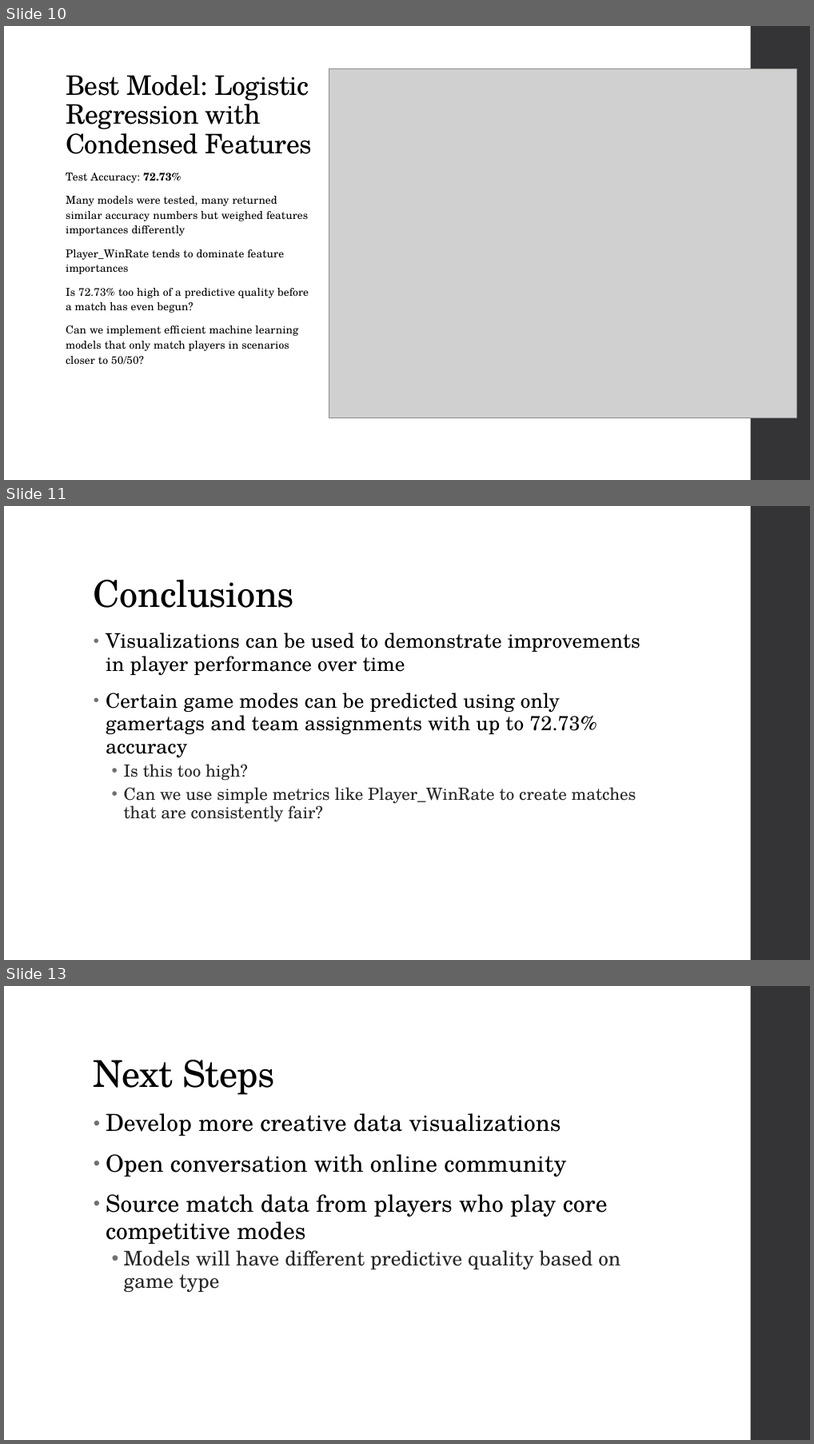
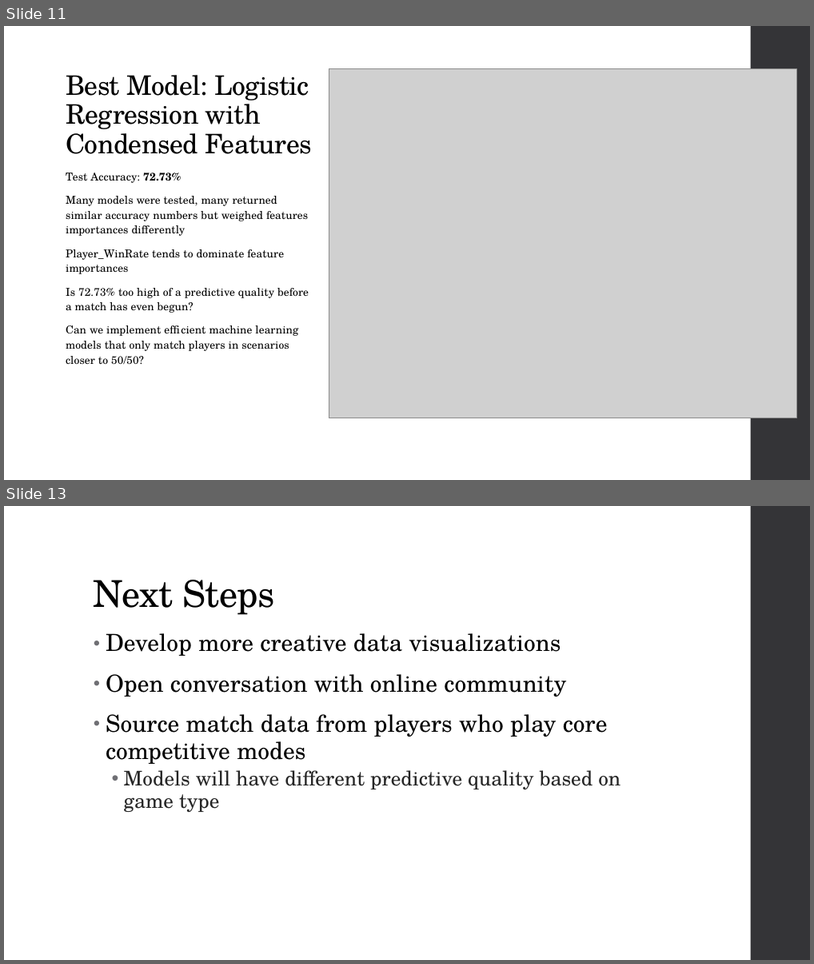
Before and after one commit to Drymander/Capstone-Halo-5, a slide deck: presentation/Presentation.pptx. Shown one above the other, each under a label of ours: slides 10, 11 and 13 before the commit, slides 11 and 13 after it; the slides between them are not shown. The pictures are 814x1444 and 814x964 pixels, drawn with LibreOffice and Linux fonts; fonts in the diff are those of the drawing; grey boxes stand for pictures. Boxes give left, top, right and bottom in pixels: in the first picture for what was removed or moved away, otherwise in the second. Text is boxed around its words. In the diff, an @@ line names an element or a change of style, - is before the commit and + after.

```diff
--- a/presentation/Presentation.pptx
+++ b/presentation/Presentation.pptx
@@ slide 11 removed at (x1=4, y1=506, x2=810, y2=960), background #FFFFFF; not listed: 1 template element that a slide beside it also shows @@
@@ title removed at (x1=94, y1=580, x2=294, y2=608) @@
-Conclusions
@@ text removed at (x1=106, y1=632, x2=641, y2=821) @@
-• Visualizations can be used to demonstrate improvements in player performance over time
-• Certain game modes can be predicted using only gamertags and team assignments with up to 72.73% accuracy
-  • Is this too high?
-  • Can we use simple metrics like Player_WinRate to create matches that are consistently fair?
@@ what was slide 10 is now slide 11 @@
```
Also in this commit, not shown: 2 slides changed, 1 slide added, 10 other files.
